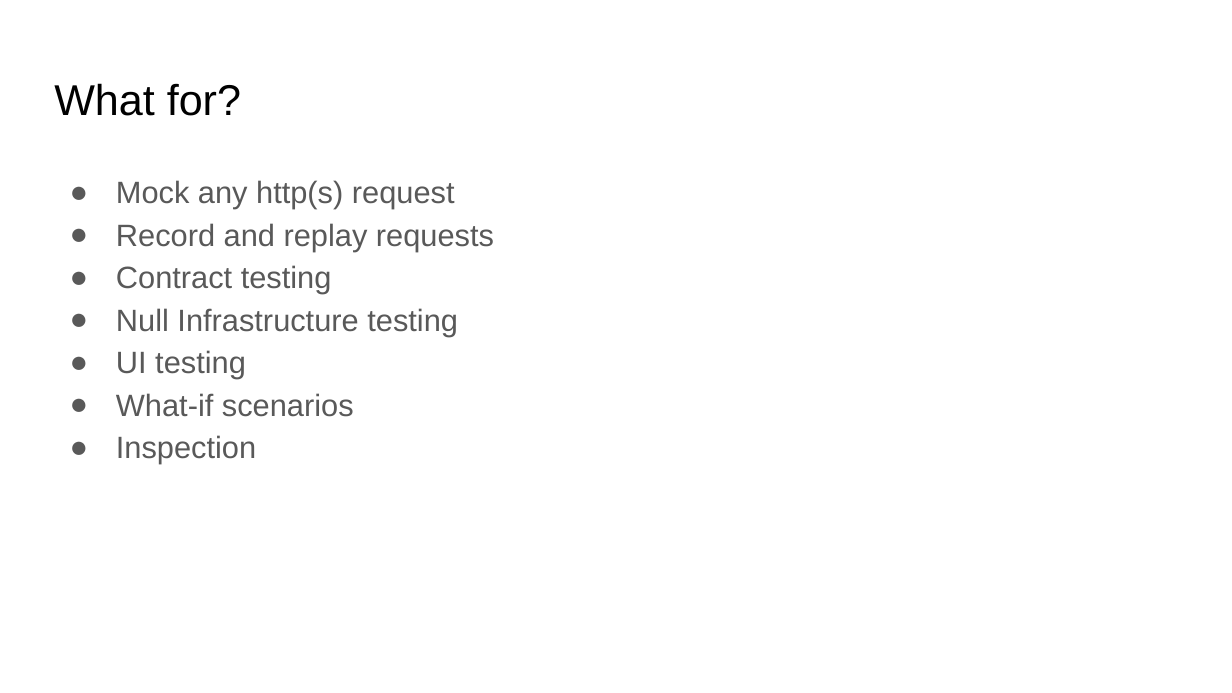
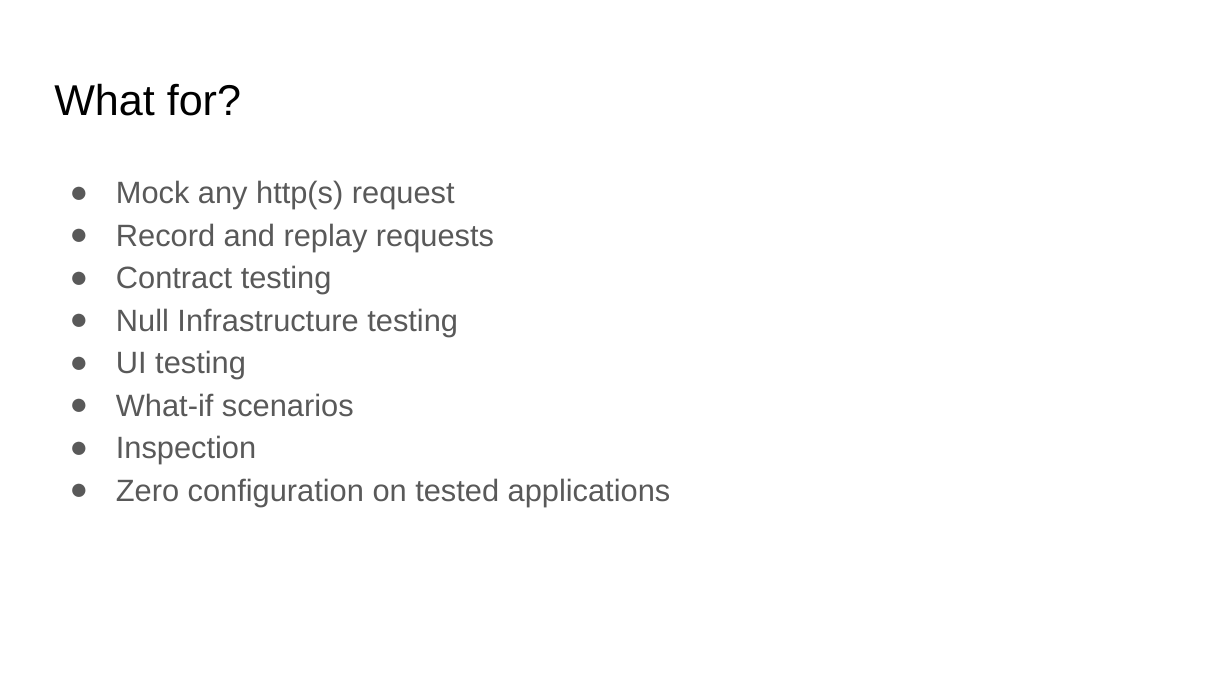
Before and after one commit to kendarorg/HttpAnsweringMachine, a slide deck: slide 2 of docs/HAM.pptx. Drawn at 1232x693 pixels with LibreOffice and Linux fonts; fonts in the diff are those of the drawing. Boxes give left, top, right and bottom in pixels: in the first picture for what was removed or moved away, otherwise in the second. Text is boxed around its words. In the diff, an @@ line names an element or a change of style, - is before the commit and + after.

```diff
--- a/docs/HAM.pptx
+++ b/docs/HAM.pptx
@@ text at bbox=[116, 478, 671, 506]: paragraph added @@
+● Zero configuration on tested applications
```
Also in this commit, not shown: 5 other slides changed, 1 slide added.
